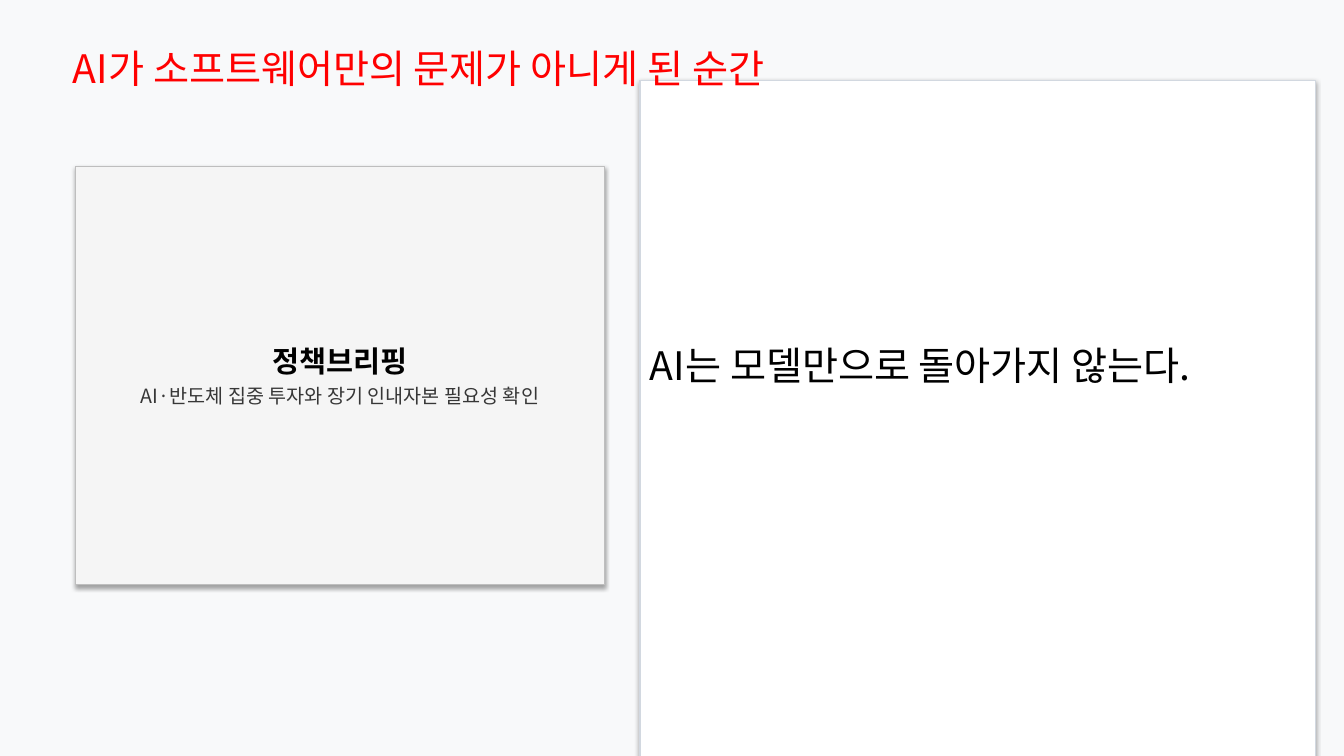
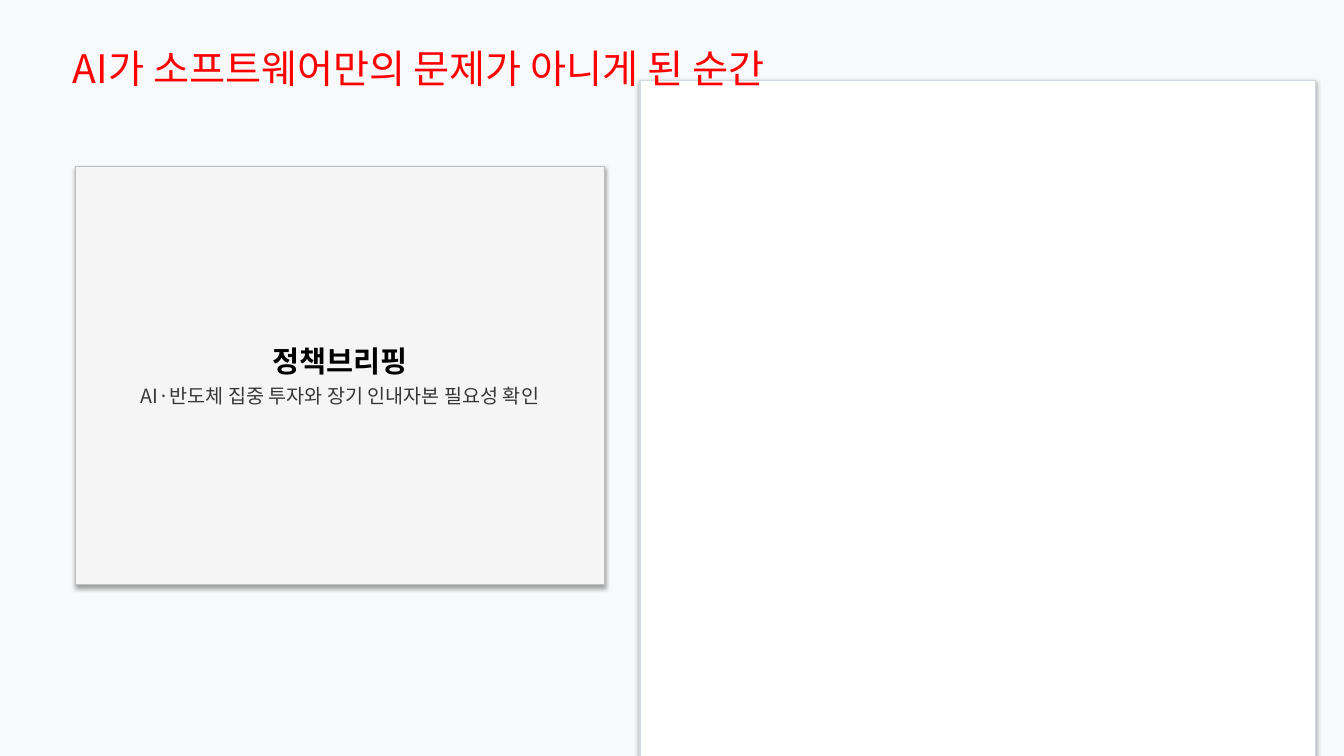
Before and after one commit to Rlearnchan/luddite, a slide deck: slide 7 of outputs/pptx/productive_finance_policy_slide_spec_styled_draft.pptx. Drawn at 1344x756 pixels with LibreOffice and Linux fonts; fonts in the diff are those of the drawing. Boxes give left, top, right and bottom in pixels: in the first picture for what was removed or moved away, otherwise in the second. Text is boxed around its words. In the diff, an @@ line names an element or a change of style, - is before the commit and + after.

```diff
--- a/outputs/pptx/productive_finance_policy_slide_spec_styled_draft.pptx
+++ b/outputs/pptx/productive_finance_policy_slide_spec_styled_draft.pptx
@@ text removed at (x1=650, y1=347, x2=1191, y2=383) @@
-AI는 모델만으로 돌아가지 않는다.
```
Also in this commit, not shown: 14 other slides changed, 8 other files.
